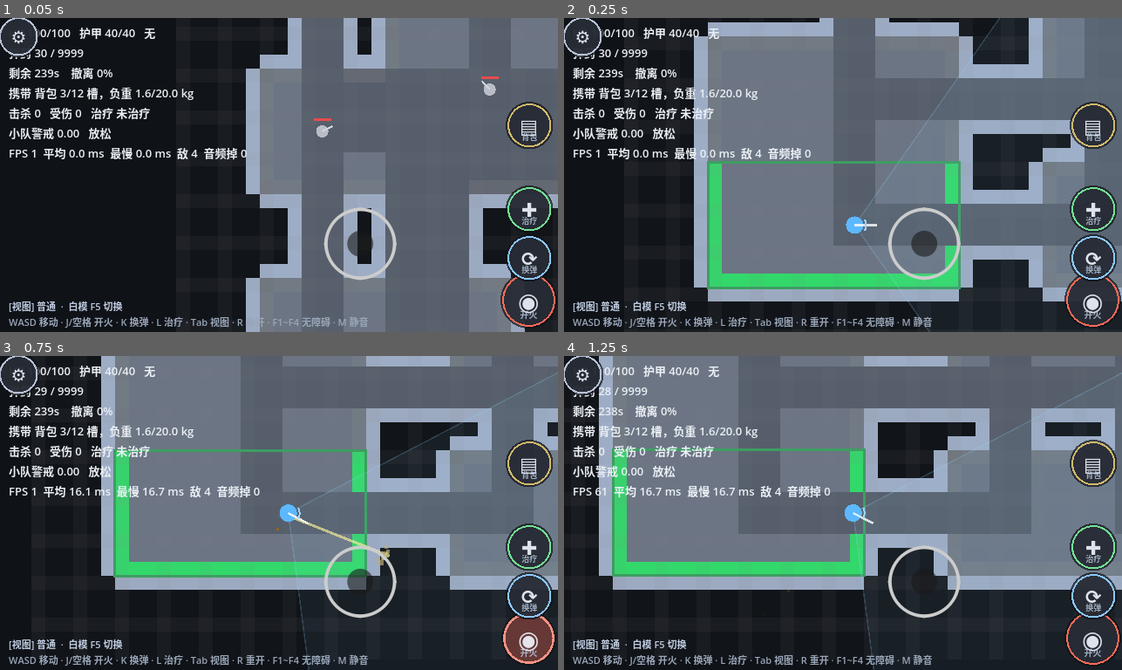
Above: before the commit, frames 1-4 (two rows, left to right).
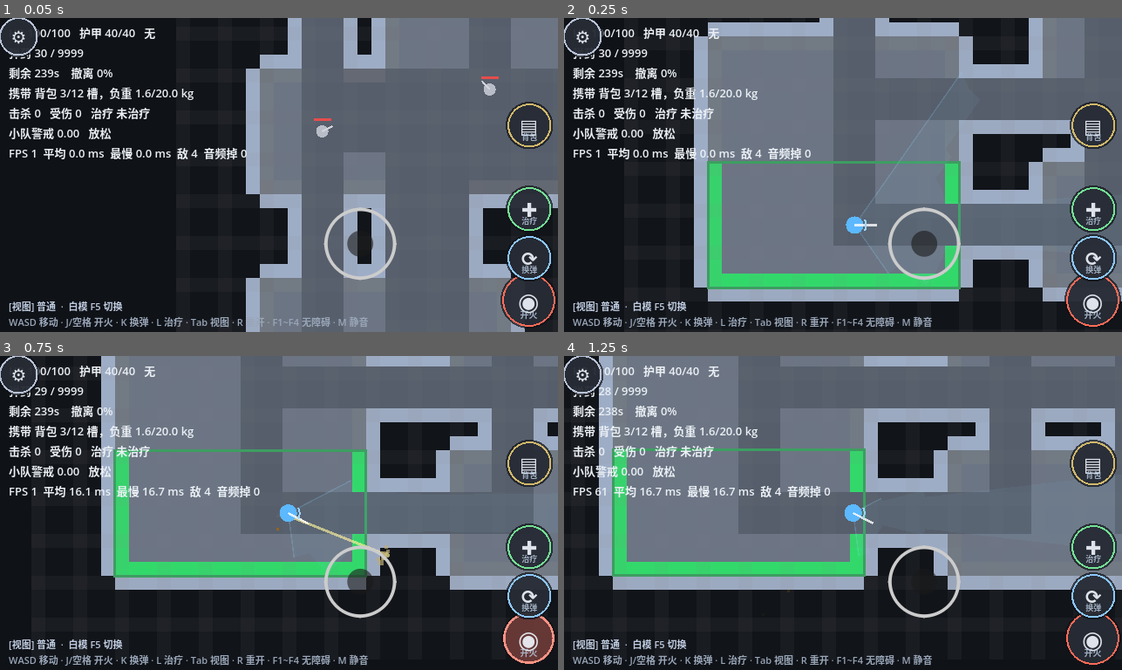
Above: after the commit, the same moments.

Repository: gungnior/SDCgame
Game: Godot game, scene res://view/raid_scene.tscn
Two runs of this game, one before a commit and one after it. Both use one fixed random seed, a clock stepped at 60 frames per second and the inputs below.
Inputs (mouse positions are in pixels of both pictures, inside the frame that each line leads up to):
- Up to frame 1 (0.05 s): no input
- Up to frame 2 (0.25 s): no input
- Up to frame 3 (0.75 s): tap Enter at 0.5 s; move the mouse to (530, 638) at 0.52 s; hold D (move_right) from 0.53 s (still down); tap R at 0.6 s; click (530, 638) at 0.67 s
- Up to frame 4 (1.25 s): keep holding D (move_right); tap Space at 0.77 s

Frame 1 is identical in both runs. In frame 2, less than 0.1% of the frame differs, in the area x 58-79%, y 0-100%; in frame 3, 0.2%; in frame 4, 0.2%, in the area x 52-100%, y 5-100%.

Commit message:
fix(ai): 敌人顶墙（流场预算的副作用）+ 视野锥透视 + 自动射击打墙
用户实测两条，都查到了确切的根因（其中一条是**我自己上一轮引入的**）。

== ① "流场和白模地图冲突，视觉上能走的地方却走不了" ==
先按用户建议的方向查（让白模建立在流场上），但先做了**决定性验证**：
**用和玩家完全相同的碰撞模型（中心点 + 逐轴）对 8 张地图做可达性 BFS** ——
结果 **0 个不可达格**。地图和白模没有冲突。

真凶是**我上一轮为了压 AI 单帧耗时加的流场构建预算**：
`field_for()` 预算用尽时返回 **null**，而调用方 `_move_toward` 退化成
**"朝目标直走"** —— 直走**无视墙体**，敌人于是贴着墙硬顶、卡在墙角。
观感就是"这里明明能走，它却走不过去"。

修：
  · 预算用尽时改为返回 **`_last_field`（最近一次建好的场）** ——
    旧场指向的是一两帧前的目标格（几乎没动），但它**仍然是绕墙的**。
    **宁可要一个略旧的绕墙路径，也不要一个新鲜的穿墙直线。**
  · 真拿不到方向时（目标不可达），先探测前方一格是否可走；
    不可走就**沿墙滑动**，不再顶墙。

== ② "自动开火视野锥会透视，导致对墙开火" ==
拆成两个独立缺陷：
  · **视觉**：锥体是固定半径扇形，直接穿过墙 —— 视觉上在说"你能看到墙后"，
    实际打不到，误导极强。
  · **逻辑**：自动射击用的是 `has_lock`，而 `has_lock` 含 **1.2 秒锁定粘性**。
    敌人露面 -> 锁定 -> 躲到墙后 -> **自动射击朝墙打满 1.2 秒**。

修：
  · 新增 `Ballistics.los_distance()`：逐条锥线做 DDA 射线，
    返回撞墙前的距离，锥体于是**贴着墙被截断**。
    视觉半径同时收到**屏幕对角线**以内（屏幕外看不见，算了也白算）。
  · `AutoAim.update()` 现在区分 **`has_lock`（可含粘性）** 和
    **`visible`（这一帧真有视线）**：
    粘性只服务【瞄准平滑】，**开火必须要求 visible**。
    锁定时框也从实线改为半透明以反映"看不见了"。

== ③ 顺带 ==
  · HUD 在触屏下右移，避开左上角的齿轮按钮（截图里 "HP" 的 H 被盖住了）。
  · ⚠️ 测试断言又踩了**同一个坑**："同一帧只建 1 个流场"数的是
    **"返回非空"的次数** —— 而现在预算用尽会返回旧场（非空）。
    改成数 `build_count` 增量，并新增断言"预算用尽必须返回旧场而不是 null"。
    （这个错我在第一次修预算时就犯过一次。）

测试：653 项通过，0 失败
（新增：白模可走格可达性 BFS / 视野锥不透视 / los_distance 行为）
APK：build/soudache.apk 0.14.0-cone-los

Diff:
--- a/sim/ai/enemy_agent.gd
+++ b/sim/ai/enemy_agent.gd
@@ -333,20 +333,46 @@
 		return
 	var d := flows.direction_for(my_cell, goal_cell)
 	if d == Vector2i.ZERO:
-		# ── 回退：朝目标直走 ──
-		# 走到这里有两种情况：
-		#   ① 目标不可达（流场给不出方向）
-		#   ② **本帧的流场构建预算用尽**（见 FlowFieldManager.MAX_BUILDS_PER_FRAME）
-		# ② 是真机性能优化的关键：玩家一移动，多个敌人的目标格同时变化，
-		#   若同一帧全建流场，AI 的 act 阶段会冲到 32ms（安卓 profiler 实测）。
-		#   预算外的敌人这一帧直走，下一帧就能拿到精确流场 —— 观感上完全看不出。
+		# ── 真拿不到方向才会走到这里 ──
+		#
+		# ⚠️ 注意：**流场预算用尽不再走这条路** —— FlowFieldManager 会复用
+		#    最近一次建好的场，旧场仍然是**绕墙的**。
+		#    所以这里只剩「目标不可达」一种情况。
+		#
+		# ⚠️ 而"朝目标直走"是**无视墙体**的。早先把它当预算回退用，
+		#    结果敌人贴着墙硬顶、卡在墙角 —— 用户描述成
+		#    "流场和白模地图冲突，视觉上能走的地方却走不了"
+		#    （地图本身没问题：可达性测试对 8 张图断言 0 个不可达格；
+		#      是**我为了压 AI 单帧耗时加的预算，把路径能力降级了**）。
+		#    现在只当最后手段，并且**先确认前方真的能走**，否则沿墙滑动。
 		var to := goal - pos
-		if to.length() > 0.01:
-			move_dir = to.normalized()
+		if to.length() <= 0.01:
+			move_dir = Vector2.ZERO
+			return
+		var want := to.normalized()
+		if _cell_step_ok(flows, my_cell, want):
+			move_dir = want
+			return
+		# 前方是墙：沿墙滑动（挑一个能走的侧向），别再顶墙
+		var side := Vector2(-want.y, want.x)
+		if _cell_step_ok(flows, my_cell, side):
+			move_dir = side
+		elif _cell_step_ok(flows, my_cell, -side):
+			move_dir = -side
 		else:
 			move_dir = Vector2.ZERO
 		return
 	move_dir = Vector2(d).normalized()
+
+
+## 朝 dir 迈一格，落点是不是可走？（用于"别顶墙"的局部规避）
+func _cell_step_ok(flows: FlowFieldManager, from_cell: Vector2i, dir: Vector2) -> bool:
+	if dir.length_squared() < 0.000001:
+		return false
+	var step := Vector2i(int(signf(dir.x)), int(signf(dir.y)))
+	if step == Vector2i.ZERO:
+		return false
+	return flows.is_walkable_cell(from_cell + step)
 
 
 func _to_string() -> String:
--- a/sim/combat/auto_aim.gd
+++ b/sim/combat/auto_aim.gd
@@ -96,7 +96,15 @@
 
 
 ## 每帧更新锁定状态。
-## 返回 {target, dist, pos, changed, has_lock}
+## 返回 {target, dist, pos, changed, has_lock, visible}
+##
+## ⚠️ `visible` 和 `has_lock` 是【两件事】，必须分开：
+##   · has_lock：锁定还在（含 1.2 秒粘性）—— 用来**平滑瞄准**，避免准心抖
+##   · visible ：**这一帧真的看得见**（有视线、在锥内）—— 用来决定**能不能开火**
+##
+## 早先只有 has_lock，于是"自动射击"会在敌人躲到墙后**继续朝墙打 1.2 秒**
+## （用户实测："会导致透视到敌人对墙开火"）。
+## 修法就是让开火判定用 visible，而不是 has_lock。
 func update(dt: float, origin: Vector2, aim_dir: Vector2, half_angle_deg: float,
 		max_range: float, targets: Array, grid: LogicalGrid,
 		player_faction: String = "player",
@@ -115,21 +123,23 @@
 		locked_pos = found["pos"]
 		_grace = LOCK_GRACE
 		return {"target": found["target"], "dist": found["dist"],
-			"pos": found["pos"], "changed": changed, "has_lock": true}
+			"pos": found["pos"], "changed": changed,
+			"has_lock": true, "visible": true}
 
 	# 没找到：靠粘性再撑一会儿（否则准心会疯狂切换）
 	if locked_id >= 0:
 		_grace -= dt
 		if _grace > 0.0:
+			# ⚠️ 粘性期间 has_lock=true 但 **visible=false** —— 绝不允许开火
 			return {"target": {}, "dist": -1.0, "pos": locked_pos,
-				"changed": false, "has_lock": true}
+				"changed": false, "has_lock": true, "visible": false}
 		# 粘性耗尽 -> 真正脱锁
 		locked_id = -1
 		_grace = 0.0
 		changed = true
 
 	return {"target": {}, "dist": -1.0, "pos": Vector2.ZERO,
-		"changed": changed, "has_lock": false}
+		"changed": changed, "has_lock": false, "visible": false}
 
 
 ## 从当前方向朝目标转过去，带角度上限（避免瞬间甩头）。
--- a/sim/combat/ballistics.gd
+++ b/sim/combat/ballistics.gd
@@ -67,6 +67,32 @@
 	return null
 
 
+## 从 from 沿 dir 射线，返回**撞到第一堵墙的距离**（世界单位 = 逻辑格）。
+## 没撞墙返回 max_dist。
+##
+## 用途：视野锥裁切（真机反馈："玩家自动开火视野锥会透视，对于白模地图来说
+## 没有遮挡，会导致透视到敌人对墙开火"）。
+## 视觉上锥体必须被墙截断，否则玩家会以为"我看得见 = 我能打到"。
+##
+## 实现：复用 raycast_cells（标准 DDA，不会漏格），撞墙时退到
+## **上一个可走格的中心** —— 比墙略早一点点，读起来正好是"视线到此为止"。
+static func los_distance(grid: LogicalGrid, from: Vector2, dir: Vector2,
+		max_dist: float) -> float:
+	if grid == null or max_dist <= 0.0 or dir == Vector2.ZERO:
+		return max_dist
+	var d := dir.normalized()
+	var cells: Array[Vector2i] = raycast_cells(grid, from, from + d * max_dist)
+	if cells.is_empty():
+		return max_dist
+	for i in cells.size():
+		if not grid.is_walkable(cells[i]):
+			if i == 0:
+				return 0.0
+			var safe := cell_center(cells[i - 1])
+			return clampf(from.distance_to(safe), 0.0, max_dist)
+	return max_dist
+
+
 ## 两点之间是否通视（无墙阻挡）
 static func has_line_of_sight(grid: LogicalGrid, from: Vector2, to: Vector2) -> bool:
 	if grid == null:
--- a/sim/pathfinding/flow_field_manager.gd
+++ b/sim/pathfinding/flow_field_manager.gd
@@ -21,7 +21,10 @@
 const MAX_BUILDS_PER_FRAME := 1
 
 var _builds_this_frame := 0
-var defer_count: int = 0            ## 因预算被推迟的次数（调试/测试用）
+var defer_count: int = 0
+## 最近一次建好的场。预算用尽时复用它 —— 旧场仍然【绕墙】，
+## 而"朝目标直走"是无视墙体的，会让敌人顶在墙上（真机反馈的根因）。
+var _last_field: FlowField = null            ## 因预算被推迟的次数（调试/测试用）
 
 ## 统计（用于验证"只在换格时重建"这条优化真的生效）
 var build_count: int = 0            ## 实际构建次数
@@ -35,6 +38,7 @@
 	hit_count = 0
 	_builds_this_frame = 0
 	defer_count = 0
+	_last_field = null
 
 
 ## 每帧开始时调用一次，重置构建预算。
@@ -43,18 +47,29 @@
 
 
 ## 取目标格对应的流场；不存在则构建（**受每帧预算限制**）。
-## 预算用尽时返回 null —— 调用方应退化为"直接朝目标走"，下一帧就能拿到精确流场。
+##
+## ⚠️ 预算用尽时返回【最近一次建好的场】，**不要返回 null**。
+##
+## 早先返回 null，调用方退化成"朝目标直走" —— 而直走**无视墙体**，
+## 敌人于是会贴着墙硬顶、卡在墙角。
+## 用户实测描述为"流场和白模地图冲突，视觉上能走的地方却走不了"：
+## 地图本身没问题（可达性测试对 8 张图断言 0 个不可达格），
+## 是**我为了压 AI 单帧耗时加的预算，把路径能力降级了**。
+##
+## 旧场虽然指向的是"上一两帧的目标格"，但它**仍然是绕墙的** ——
+## 目标几乎没动，方向基本正确，而绕墙这件事绝不能丢。
 func field_for(target_cell: Vector2i) -> FlowField:
 	if _grid == null:
 		return null
 	if _fields.has(target_cell):
 		hit_count += 1
-		return _fields[target_cell]
-
-	# 预算用尽：本帧不再建场（否则 AI 单帧会冲到几十毫秒）
+		_last_field = _fields[target_cell]
+		return _last_field
+
+	# 预算用尽：本帧不新建（否则 AI 单帧会冲到几十毫秒），退回复用旧场
 	if _builds_this_frame >= MAX_BUILDS_PER_FRAME:
 		defer_count += 1
-		return null
+		return _last_field
 
 	var f := FlowField.new()
 	f.load_from_grid(_grid)
@@ -62,7 +77,15 @@
 	_fields[target_cell] = f
 	build_count += 1
 	_builds_this_frame += 1
+	_last_field = f
 	return f
+
+
+## 某格能不能走（给"沿墙滑动"用；直接问网格，不依赖流场是否已建）
+func is_walkable_cell(cell: Vector2i) -> bool:
+	if _grid == null:
+		return false
+	return _grid.is_walkable(cell)
 
 
 ## 敌人调用这个拿方向。target_cell 是目标当前所在逻辑格。
--- a/test/run_tests.gd
+++ b/test/run_tests.gd
@@ -71,6 +71,8 @@
 	_suite("PC实测：藏身处布局", _test_hideout_layout)
 	_suite("手机实测：音频并发计数", _test_sfx_concurrency)
 	_suite("手机实测：HUD 性能读数", _test_hud_perf_metric)
+	_suite("白模：可走格必须真的可达", _test_whitebox_reachability)
+	_suite("白模：视野锥不透视", _test_cone_no_xray)
 
 	print("")
 	if _failed == 0:
@@ -678,12 +680,20 @@
 			cells.append(r.center)
 			break
 	mgr2.begin_frame()
-	var built := 0
+	# ⚠️ 必须数【构建次数】，不能数"返回非空" ——
+	#    预算用尽时 field_for 会返回**旧场**（仍然绕墙，
+	#    这正是不让敌人顶墙的关键），它非空但并没有新建。
+	#    （"数非空返回"这个错我在第一次修预算时就犯过一次。）
+	var before_n := mgr2.build_count
 	for c in cells:
-		if mgr2.field_for(c) != null:
-			built += 1
+		mgr2.field_for(c)
+	var built := mgr2.build_count - before_n
 	_check_eq(built, 1, "同一帧内最多只建 1 个流场（实际 %d）" % built)
 	_check_eq(mgr2.defer_count, cells.size() - 1, "其余 %d 次被推迟" % (cells.size() - 1))
+	# 被推迟时必须拿到【旧场】而不是 null —— 否则调用方会退化成无视墙的直走
+	mgr2.begin_frame()
+	var stale := mgr2.field_for(Vector2i(1, 1))
+	_check(stale != null, "预算用尽时返回旧场（不是 null），保证仍然绕墙")
 	# 下一帧应当能继续建（注意：要数「构建次数」而不是「返回非空」——
 	# 已缓存的格子返回非空但不构建，我第一版断言就写错了）
 	mgr2.begin_frame()
@@ -2796,3 +2806,129 @@
 	_check(tel.contains("func last_avg_ms"), "Tel 暴露 last_avg_ms")
 	_check(tel.contains("func last_worst_ms"), "Tel 暴露 last_worst_ms")
 	_check(tel.contains("_last_avg_ms = wall"), "窗口关闭时记录真实墙钟均值")
+
+
+# ─────────────────── 白模白模：视觉可走 == 实际可走 ───────────────────
+
+func _test_whitebox_reachability() -> void:
+	# 真机反馈："流场有概率会和白模地图冲突，导致白模视觉上能走的地方，却走不了"
+	#
+	# 关键：**"看起来可走"必须等价于"玩家真的能走到"**。
+	# 白模画的是 grid.is_walkable()，而玩家的碰撞也是 grid.is_walkable() ——
+	# 两者同源，所以问题只可能出在**玩家的移动模型**上：
+	# 碰撞只查【中心点】、且逐轴移动，
+	# 于是被墙夹住的窄缝 / 对角墙角，视觉上像通道、实际进不去。
+	# 这里用**和玩家完全相同的移动规则**做 BFS，断言所有可走格都真的可达。
+	var reg := DataRegistry.new()
+	reg.load_all("B")
+	var seeds: Array[int] = [11, 777, 4242, 31337, 20261012, 99, 5000, 123456]
+	var checked := 0
+	var bad_total := 0
+	var worst := ""
+	for s in seeds:
+		var gen := MapGenerator.new()
+		if not gen.generate(s, reg.room_types):
+			continue
+		checked += 1
+		var g := gen.grid
+		var start := gen.spawn_room().center
+		if not g.is_walkable(start):
+			continue
+		# 与 raid_scene._walkable / _tick_player 完全一致的规则
+		var seen := {}
+		var q: Array[Vector2i] = [start]
+		seen[start] = true
+		var dirs: Array[Vector2i] = [Vector2i(1, 0), Vector2i(-1, 0),
+			Vector2i(0, 1), Vector2i(0, -1)]
+		while not q.is_empty():
+			var cur: Vector2i = q.pop_back()
+			for d in dirs:
+				var nb := cur + d
+				if seen.has(nb):
+					continue
+				if not g.is_walkable(nb):
+					continue
+				seen[nb] = true
+				q.append(nb)
+		# 统计：可走但不可达的格数
+		var bad := 0
+		var sample := ""
+		for y in g.height:
+			for x in g.width:
+				var cell := Vector2i(x, y)
+				if g.is_walkable(cell) and not seen.has(cell):
+					bad += 1
+					if sample == "":
+						sample = str(cell)
+		bad_total += bad
+		if bad > 0 and worst == "":
+			worst = "种子 %d：%d 个可走格到不了（例如 %s）" % [s, bad, sample]
+	_check(checked >= 6, "抽查了 %d 张地图" % checked)
+	_check_eq(bad_total, 0,
+		"所有可走格从出生点都真的能走到（不可达格总数 %d）%s"
+		% [bad_total, "" if bad_total == 0 else "；首个：" + worst])
+
+	# 且出生点周围至少要有一定空间，否则开局就卡住
+	var gen2 := MapGenerator.new()
+	if gen2.generate(4242, reg.room_types):
+		var g2 := gen2.grid
+		var sp := gen2.spawn_room().center
+		var open_n := 0
+		for dy in range(-1, 2):
+			for dx in range(-1, 2):
+				if g2.is_walkable(sp + Vector2i(dx, dy)):
+					open_n += 1
+		_check(open_n >= 5, "出生点周围至少 5/9 格可走（实际 %d）" % open_n)
+
+
+func _test_cone_no_xray() -> void:
+	# 真机反馈："玩家自动开火视野锥会透视，对于白模地图来说没有遮挡，
+	#            会导致透视到敌人对墙开火。"
+	# 拆成两个独立的缺陷：
+	#   ① **视觉**：锥体是固定半径扇形，直接穿过墙
+	#   ② **逻辑**：自动射击用 has_lock（含 1.2 秒粘性），
+	#      敌人躲到墙后仍会朝墙打满 1.2 秒
+	var bl := FileAccess.get_file_as_string("res://sim/combat/ballistics.gd")
+	_check(bl.contains("func los_distance"), "有 los_distance（算撞墙前的距离）")
+	_check(bl.contains("raycast_cells"), "复用标准 DDA（不漏格）")
+
+	var rs := FileAccess.get_file_as_string("res://view/raid_scene.gd")
+	_check(rs.contains("Ballistics.los_distance"), "锥体逐条射线做裁切")
+	_check(rs.contains("screen_diag_cells"),
+		"视觉半径不超过屏幕对角线（屏幕外看不见，不白算）")
+	# 自动射击必须用 visible，不是 has_lock
+	_check(rs.contains('_lock_info.get("visible", false)'),
+		"自动射击要求【当前可见】而不是锁定粘性")
+	_check(not rs.contains("Game.auto_fire and auto_aim.has_lock()"),
+		"不得再用 has_lock 决定开火")
+
+	var aa := FileAccess.get_file_as_string("res://sim/combat/auto_aim.gd")
+	_check(aa.contains('"visible": true') and aa.contains('"visible": false'),
+		"update() 区分 has_lock 与 visible")
+	_check(aa.contains("has_lock=true 但 **visible=false**") or
+		aa.contains("visible=false"), "注释说明了粘性期间禁止开火")
+
+	# 行为验证：los_distance 在墙前就会截断
+	var grid := _open_grid(20, 14)
+	# 在 x=10 竖一道墙
+	for y in 14:
+		grid.set_cell(Vector2i(10, y), LogicalGrid.Cell.SOLID)
+	var d := Ballistics.los_distance(grid, Vector2(5.5, 7.5), Vector2.RIGHT, 18.0)
+	_check(d < 5.2 and d > 3.5,
+		"朝墙射线在墙前截断（%.2f 格，墙在 x=10，起点 x=5.5）" % d)
+	# 空地：给多少走多少
+	var g2 := _open_grid(20, 14)
+	_check(absf(Ballistics.los_distance(g2, Vector2(2.5, 2.5), Vector2.RIGHT, 6.0) - 6.0) < 0.01,
+		"空地射线不截断")
+	# 起点就在墙里 -> 0
+	_check(Ballistics.los_distance(grid, Vector2(10.5, 7.5), Vector2.RIGHT, 8.0) == 0.0,
+		"起点在墙里返回 0（不会算出负距离或崩）")
+
+	# 粘性期间 visible 必须是 false
+	var aa2 := AutoAim.new()
+	var targets := [{"id": 1, "pos": Vector2(8.5, 7.5), "faction": "enemy", "alive": true}]
+	var r1 := aa2.update(0.1, Vector2(2.5, 7.5), Vector2.RIGHT, 55.0, 30.0, targets, g2)
+	_check(bool(r1["visible"]), "看得见时 visible=true")
+	var r2 := aa2.update(0.1, Vector2(2.5, 7.5), Vector2.RIGHT, 55.0, 30.0, [], g2)
+	_check(bool(r2["has_lock"]) and not bool(r2["visible"]),
+		"粘性期间 has_lock=true 但 visible=false（这正是『对墙开火』的修法）")
--- a/view/raid_scene.gd
+++ b/view/raid_scene.gd
@@ -279,7 +279,10 @@
 	_hud_fs = fs          # 供 _update_hud 使用（局部变量跨不过函数）
 
 	hud_label = Label.new()
-	hud_label.position = Vector2(10, 6)
+	# ⚠️ 触屏时左上角有【齿轮按钮】（打开设置/暂停），HUD 第一行会被它压住。
+	#    实测截图里 "HP 100/100" 的 H 直接被齿轮盖掉。
+	#    这里把 HUD 整体右移让开齿轮。
+	hud_label.position = Vector2(64 if _is_touch else 10, 6)
 	hud_label.add_theme_font_size_override("font_size", fs)
 	hud_label.add_theme_color_override("font_color", Color(0.92, 0.94, 0.96))
 	hud.add_child(hud_label)
@@ -1151,8 +1154,13 @@
 			# 每秒最多转 AUTO_AIM_TURN_DEG 度 —— 避免"瞬移式"甩枪（手感很假）
 			player_aim = AutoAim.turn_toward(player_aim, to_t, AUTO_AIM_TURN_DEG * delta)
 
-	# ② 自动射击：锁定即开火（优先最近，scan_nearest 已保证）
-	if Game != null and Game.auto_fire and auto_aim.has_lock():
+	# ② 自动射击：**必须当前可见**（不能用锁定粘性）
+	#
+	# ⚠️ 用户实测："会导致透视到敌人对墙开火"。
+	#    粘性（1.2 秒）是为了让【瞄准】不抖，但敌人躲到墙后时
+	#    has_lock 仍为 true -> 自动射击会朝墙打满 1.2 秒。
+	#    所以这里判定用 `visible`（这一帧真有视线），不是 has_lock。
+	if Game != null and Game.auto_fire and bool(_lock_info.get("visible", false)):
 		if not medical.is_treating():
 			_try_fire()
 
@@ -1463,9 +1471,14 @@
 	# ── 锥形视野 + 锁定指示（真机反馈 #5）──
 	# 必须把视野范围画出来 —— 玩家要能看见自己锁到了谁。
 	# 锥角来自枪械数据（weapon.aim_cone_deg），所以换枪视野就变。
+	#
+	# ⚠️ 用户实测："视野锥会透视，对于白模地图来说没有遮挡，
+	#    会导致透视到敌人对墙开火。"
+	#    早先锥体是个**固定半径的扇形**，直接穿过墙体 —— 视觉上在告诉你
+	#    "你能看到墙后面"，而实际上打不到。现在**每条锥线都做射线裁切**，
+	#    锥体贴着墙就停住。这既符合真实视野，也消除了"看得见却打不到"的误导。
 	if player_weapon != null and not raid.is_over():
 		var pcz := player_pos * CELL_PX
-		var cone_r := float(player_weapon.def.range_m) * CELL_PX
 		var half := deg_to_rad(aim_cone_deg())
 		var base := player_aim.angle()
 		var has_lock := auto_aim.has_lock()
@@ -1473,19 +1486,36 @@
 			else Color(0.55, 0.85, 1.0, 0.055))
 		var edge_col := (Color(1.0, 0.62, 0.38, 0.42) if has_lock
 			else Color(0.55, 0.85, 1.0, 0.20))
-		var segs := 18
+		# 视觉半径不必超过屏幕对角线 —— 屏幕外的部分看不见，白算
+		var vp := get_viewport_rect().size
+		var screen_diag_cells := (vp.length() / CELL_PX) + 2.0
+		var cone_r_cells := minf(float(player_weapon.def.range_m), screen_diag_cells)
+		var segs := 22
 		var pts := PackedVector2Array()
 		pts.append(pcz)
+		var edge_a := Vector2.ZERO
+		var edge_b := Vector2.ZERO
 		for i in segs + 1:
 			var a := base - half + (2.0 * half) * (float(i) / float(segs))
-			pts.append(pcz + Vector2.from_angle(a) * cone_r)
+			var d := Vector2.from_angle(a)
+			# 逐条射线算"撞墙前的距离"，锥体于是被墙截断
+			var dist := Ballistics.los_distance(gen.grid, player_pos, d, cone_r_cells)
+			var end := pcz + d * (dist * CELL_PX)
+			pts.append(end)
+			if i == 0:
+				edge_a = end
+			elif i == segs:
+				edge_b = end
 		draw_colored_polygon(pts, cone_col)
-		draw_line(pcz, pcz + Vector2.from_angle(base - half) * cone_r, edge_col, 1.5)
-		draw_line(pcz, pcz + Vector2.from_angle(base + half) * cone_r, edge_col, 1.5)
+		draw_line(pcz, edge_a, edge_col, 1.5)
+		draw_line(pcz, edge_b, edge_col, 1.5)
 		if has_lock:
 			var lp := auto_aim.locked_pos * CELL_PX
 			var s := 13.0
-			var lc := Color(1.0, 0.45, 0.35, 0.95)
+			# 只在**当前可见**时用实线 —— 粘性期间的锁定改成虚线感（画角标）
+			var vis := bool(_lock_info.get("visible", false))
+			var lc := (Color(1.0, 0.45, 0.35, 0.95) if vis
+				else Color(1.0, 0.45, 0.35, 0.35))
 			draw_line(lp + Vector2(-s, -s), lp + Vector2(s, -s), lc, 2.0)
 			draw_line(lp + Vector2(s, -s), lp + Vector2(s, s), lc, 2.0)
 			draw_line(lp + Vector2(s, s), lp + Vector2(-s, s), lc, 2.0)
Not shown, changed: export_presets.cfg
